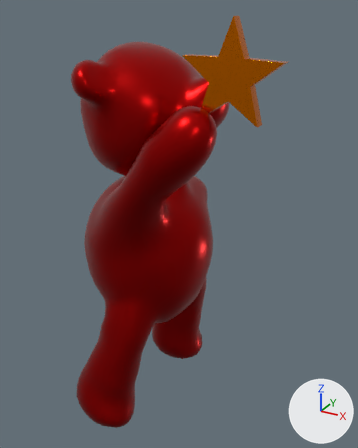
One commit to the glTF model Source/Modelos/oso_arboles2.glb: the scene before it, then after it.
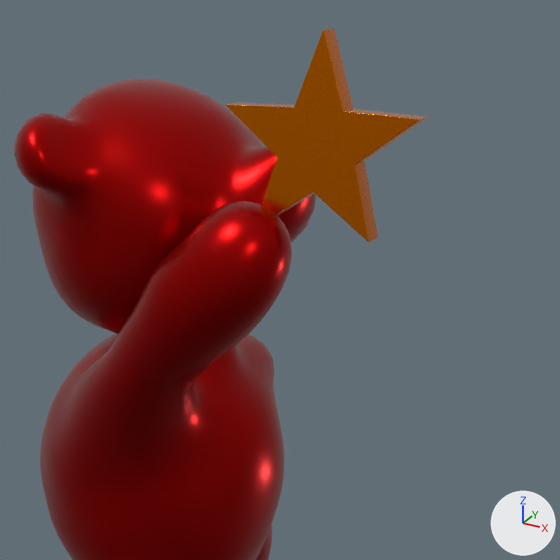
There are two pictures of each version: one whole from a 50 mm lens placed at (-1.26, -5.83, 5.71), pointed at (-4.38, -0.15, 2.87), one close up on the part from 18% to 100% of the width and 0% to 66% of the height. The axes (+X, +Y, +Z) are drawn at lower right. The lights are the same throughout. Where no turn or scale is listed for an object, it has been applied to the vertices.

In view in the first close-up: 'Poniendo_Estrella:Group42068', 'cgaxis_models_39_29_03_2.003'.
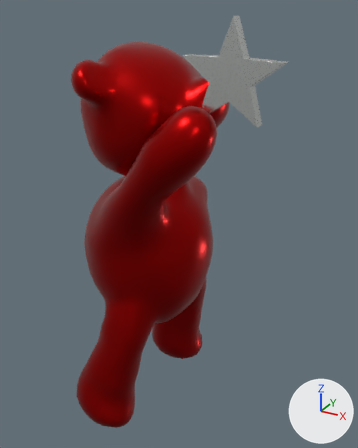
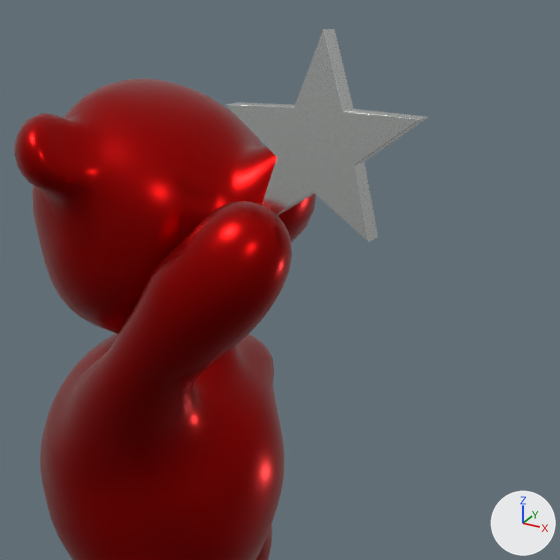
The change, as a diff of the scene's bpy script:
```diff
--- a/Source/Modelos/oso_arboles2.glb.py
+++ b/Source/Modelos/oso_arboles2.glb.py
@@ mat_estrellas_dorado_mat @@
 mat_estrellas_dorado_mat = principled_material('estrellas_dorado_MAT')
-mat_estrellas_dorado_mat.base_color = (0.8, 0.194, 0.0)  # orange #e77a00
+mat_estrellas_dorado_mat.base_color = (0.766, 0.8, 0.775)  # white #e3e7e4
 mat_estrellas_dorado_mat.metallic = 1.0
```

What differs and where, as boxes (x1, y1, x2, y2) in the close-ups (560 x 560 px):
'cgaxis_models_39_29_03_2.003', recoloured
    both: (226, 29, 428, 242)
